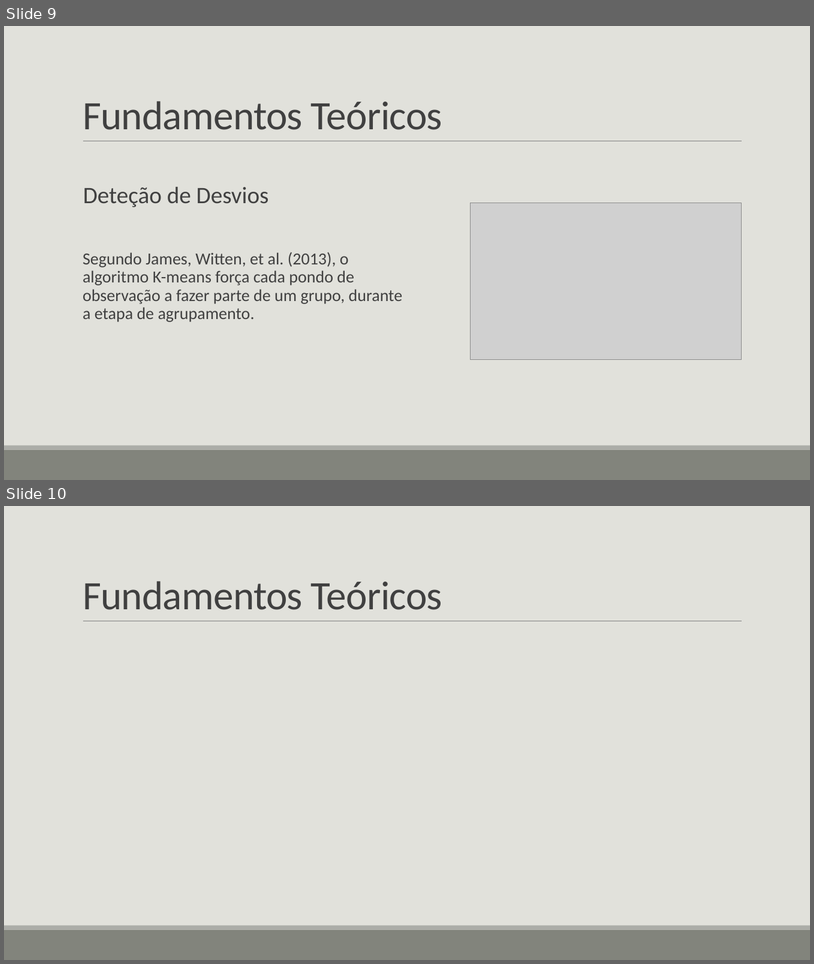
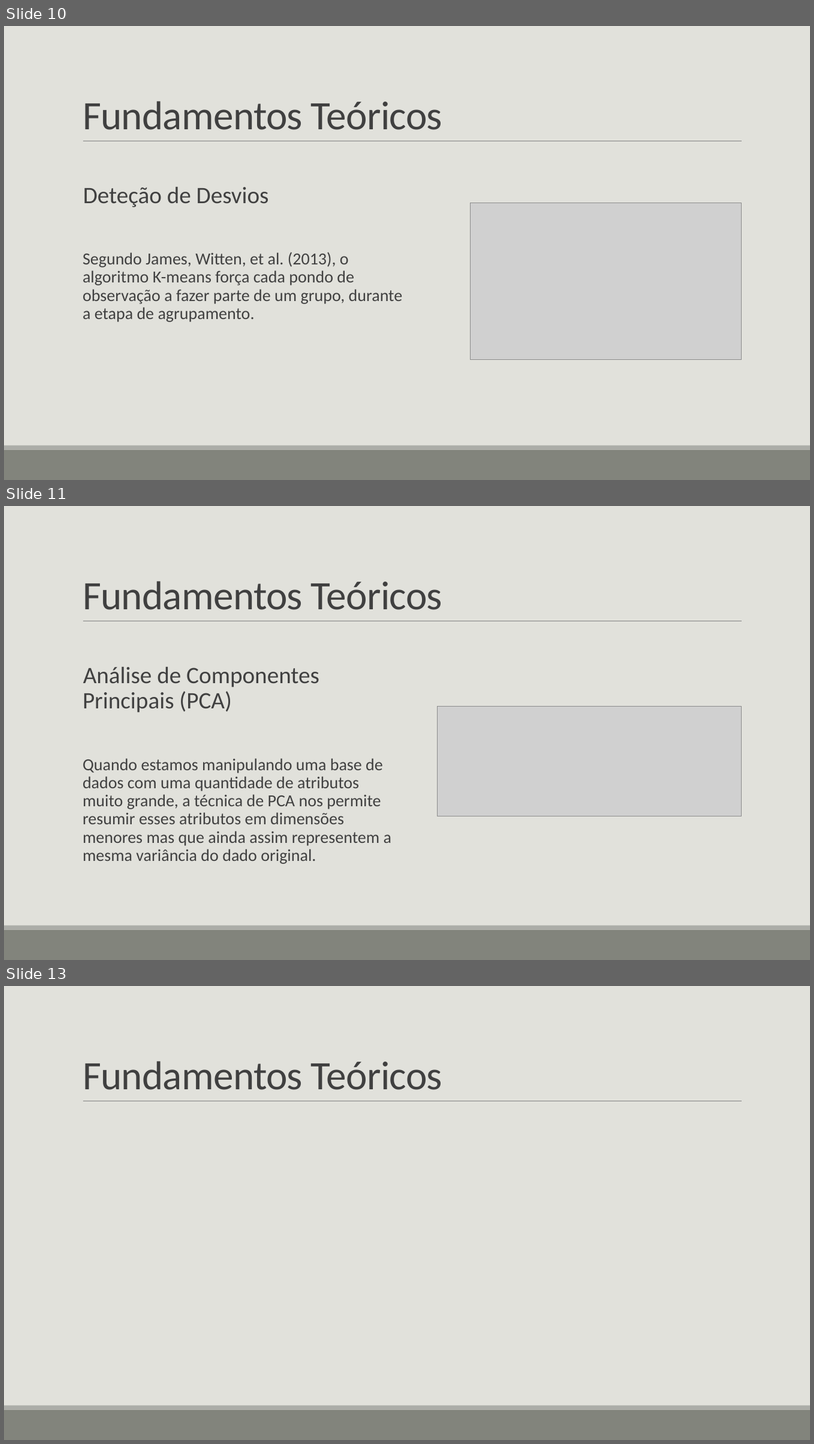
Before and after one commit to erikawa/client-segmentation, a slide deck: presentation/Análise de agrupamento de perfis de clientes de.pptx. Shown one above the other, each under a label of ours: slides 9 and 10 before the commit, slides 10, 11 and 13 after it; the slides between them are not shown. The pictures are 814x964 and 814x1444 pixels, drawn with LibreOffice and Linux fonts; fonts in the diff are those of the drawing; grey boxes stand for pictures. Boxes give left, top, right and bottom in pixels: in the first picture for what was removed or moved away, otherwise in the second. Text is boxed around its words. In the diff, an @@ line names an element or a change of style, - is before the commit and + after.

```diff
--- a/presentation/Análise de agrupamento de perfis de clientes de.pptx
+++ b/presentation/Análise de agrupamento de perfis de clientes de.pptx
@@ slide 11 added at (x1=4, y1=506, x2=810, y2=960), background #E1E1DB; not listed: 3 template elements that a slide beside it also shows @@
@@ title added at (x1=83, y1=581, x2=443, y2=610), 48 pt, text #404040 @@
+Fundamentos Teóricos
@@ text added at (x1=83, y1=667, x2=392, y2=864), 20 pt, text #404040 @@
+  Análise de Componentes Principais (PCA)
+  Quando estamos manipulando uma base de dados com uma quantidade de atributos muito grande, a técnica de PCA nos permite resumir esses atributos em dimensões menores mas que ainda assim representem a mesma variância do dado original.
@@ picture added at (x1=438, y1=706, x2=742, y2=816) @@
@@ what was slide 9 is now slide 10 @@
@@ what was slide 10 is now slide 13 @@
```
Also in this commit, not shown: 1 slide changed, 4 other slides added, 1 other file.
